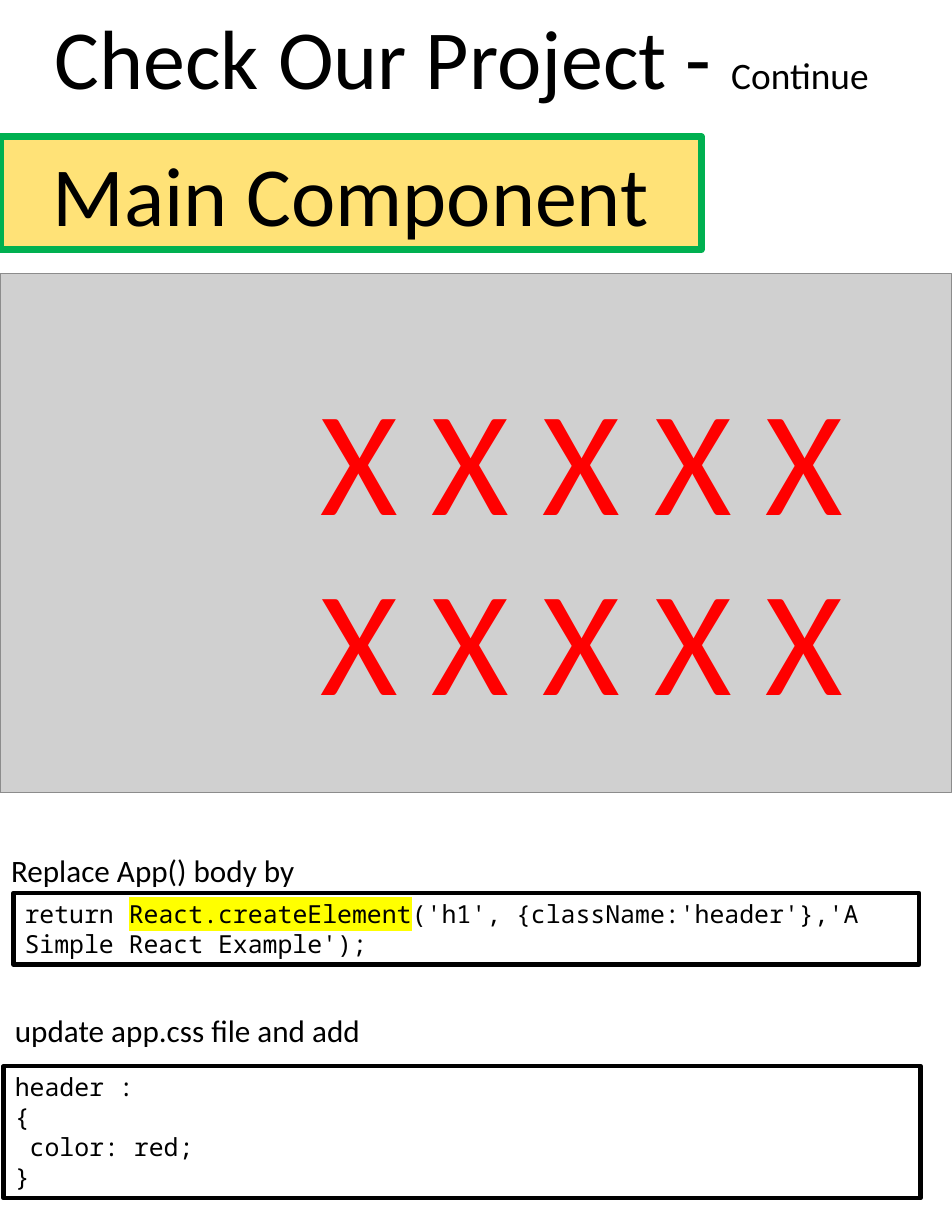
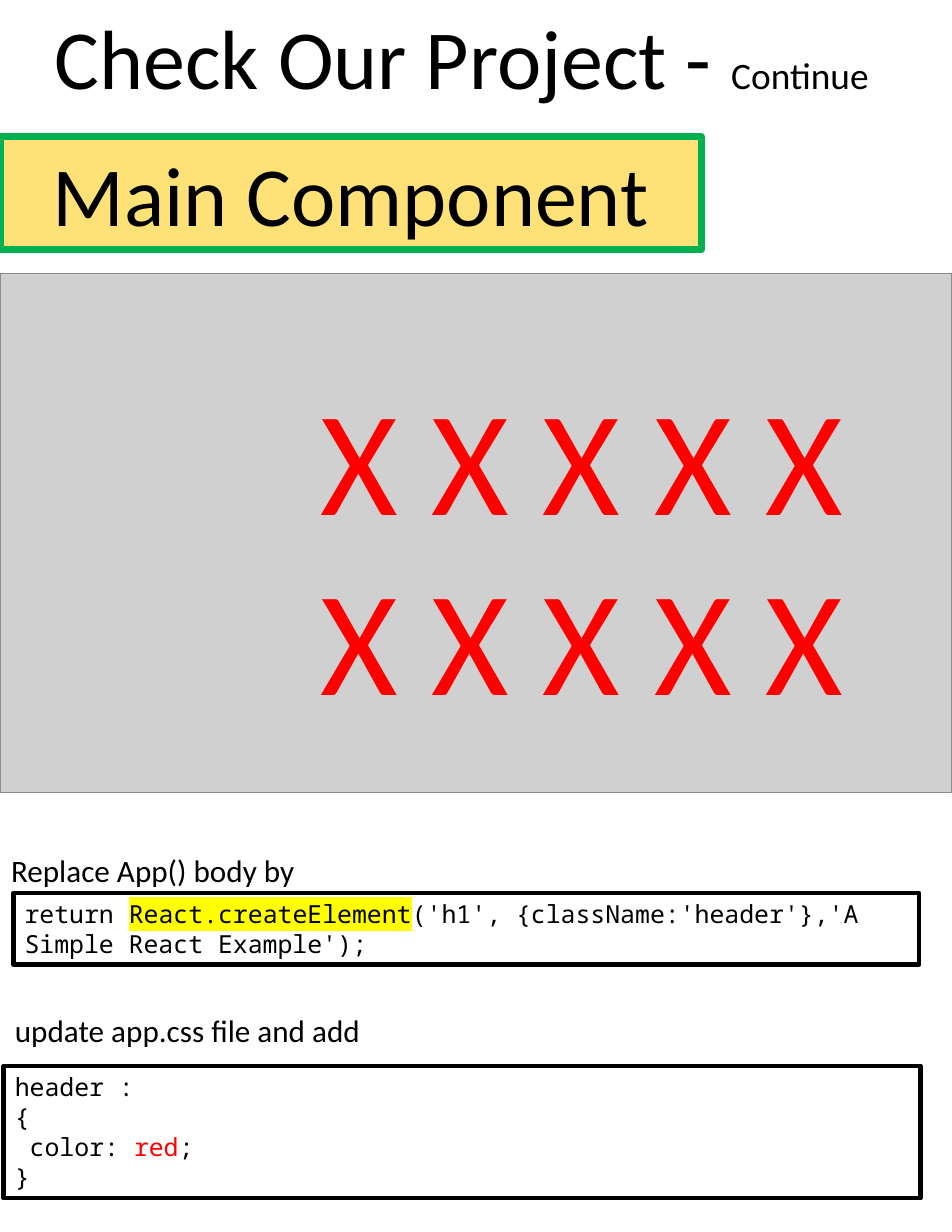
Before and after one commit to scorpion0511/mytracker, a slide deck: slide 21 of doc/React.pptx (slide 20 before the commit). Drawn at 952x1232 pixels with LibreOffice and Linux fonts; fonts in the diff are those of the drawing; grey boxes stand for pictures. Boxes give left, top, right and bottom in pixels: in the first picture for what was removed or moved away, otherwise in the second. Text is boxed around its words. In the diff, an @@ line names an element or a change of style, - is before the commit and + after.

```diff
--- a/doc/React.pptx
+++ b/doc/React.pptx
@@ text in rectangle at <box>30,1137,194,1160</box>: text colour #000000 to #FF0000 in "red;" @@
```
Also in this commit, not shown: 10 other slides changed, 2 slides added.
